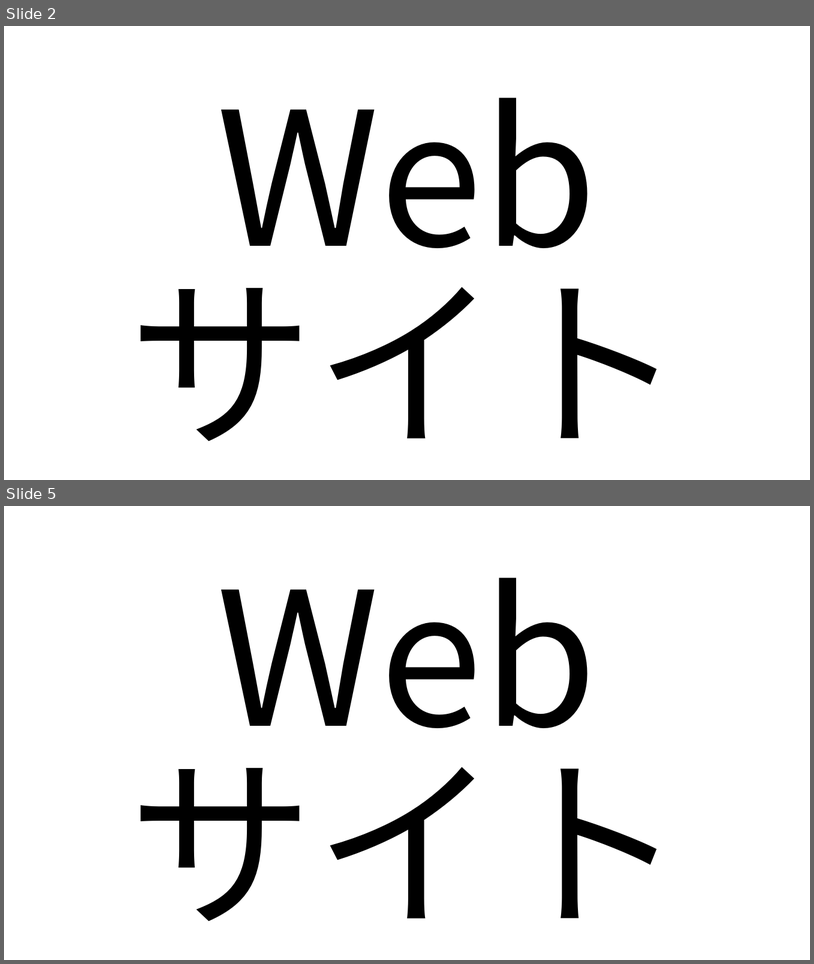
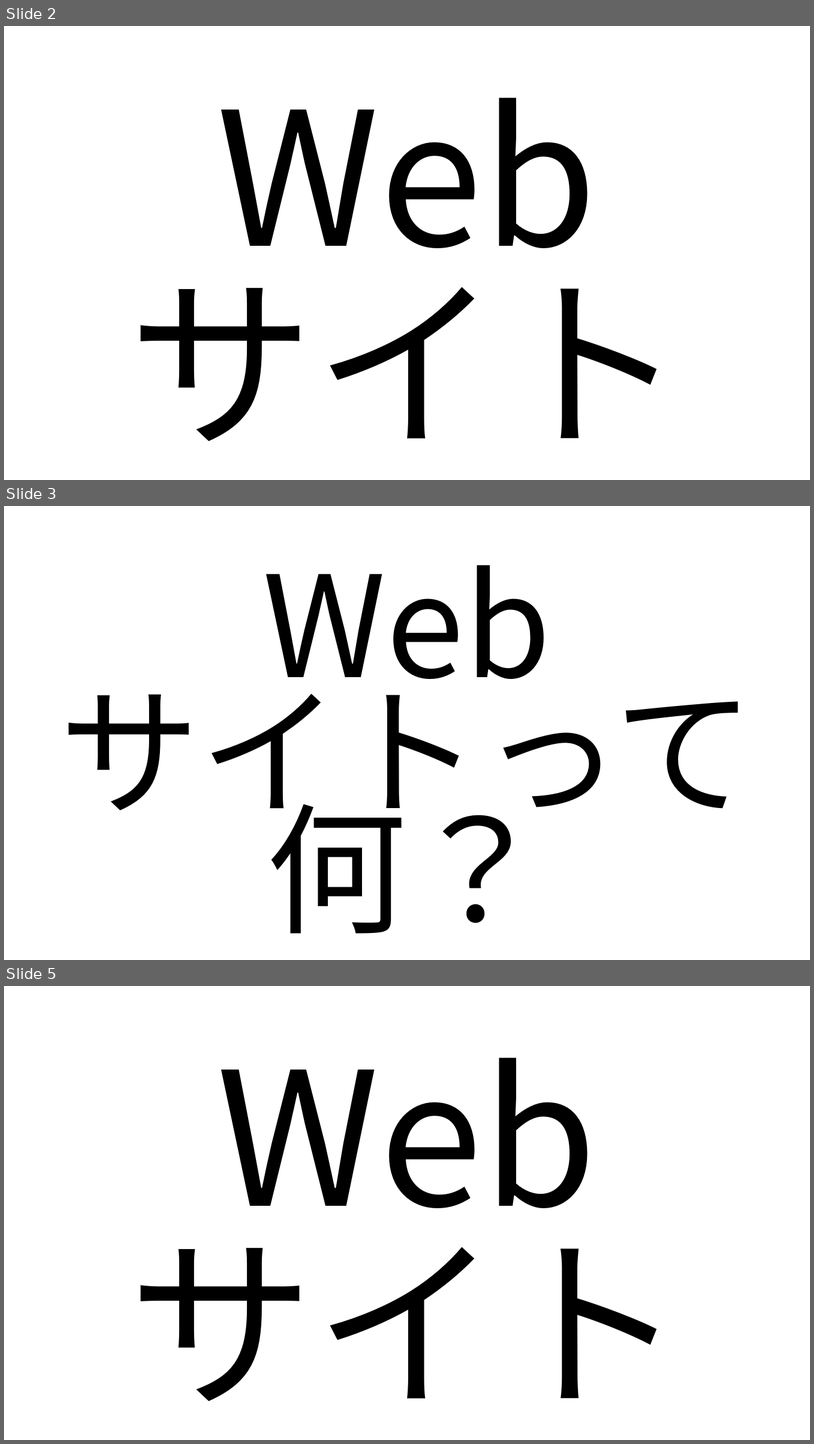
Before and after one commit to HirotakaFukkoahi/WebsiteForCEO, a slide deck: 新米社長に送るWebサイトの重要性と運用の仕方.pptx. Shown one above the other, each under a label of ours: slides 2 and 5 before the commit, slides 2, 3 and 5 after it; the slides between them are not shown. The pictures are 814x964 and 814x1444 pixels, drawn with LibreOffice and Linux fonts; fonts in the diff are those of the drawing. Boxes give left, top, right and bottom in pixels: in the first picture for what was removed or moved away, otherwise in the second. Text is boxed around its words. In the diff, an @@ line names an element or a change of style, - is before the commit and + after.

```diff
--- a/新米社長に送るWebサイトの重要性と運用の仕方.pptx
+++ b/新米社長に送るWebサイトの重要性と運用の仕方.pptx
@@ slide 3 added at (4,506,810,960), background #FFFFFF @@
@@ text added at (59,565,755,933), 167.3 pt, text #000000 @@
+Web
+サイトって何？
```
Also in this commit, not shown: 19 other slides added.
